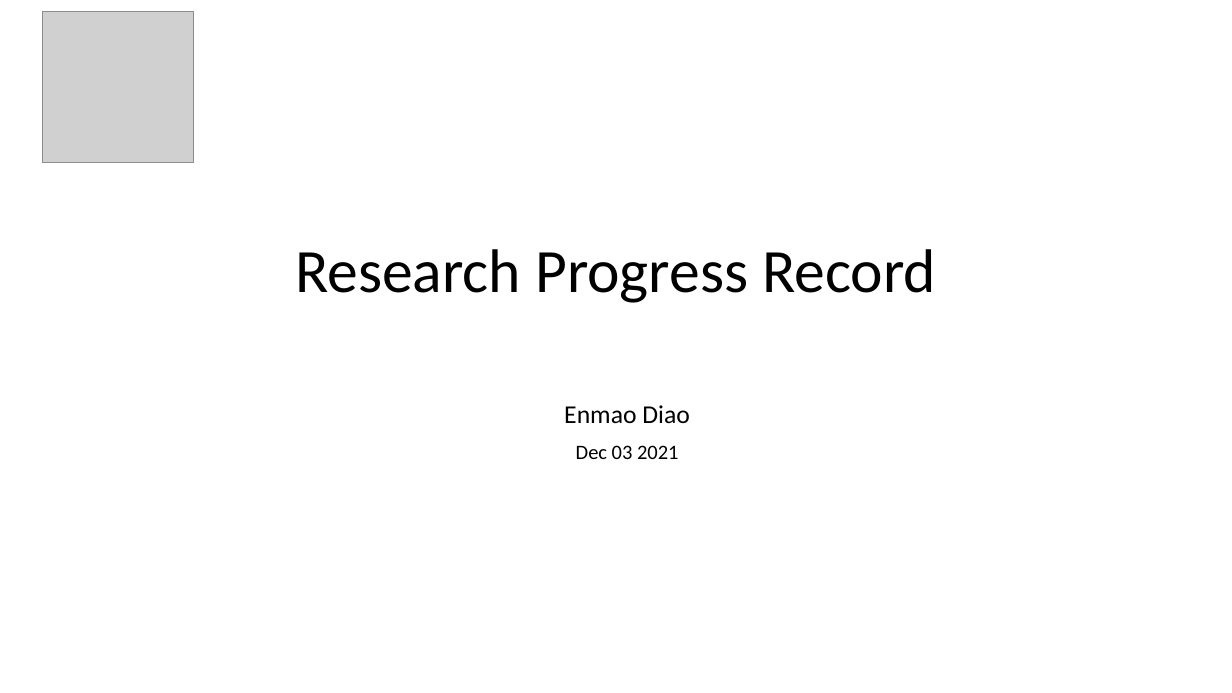
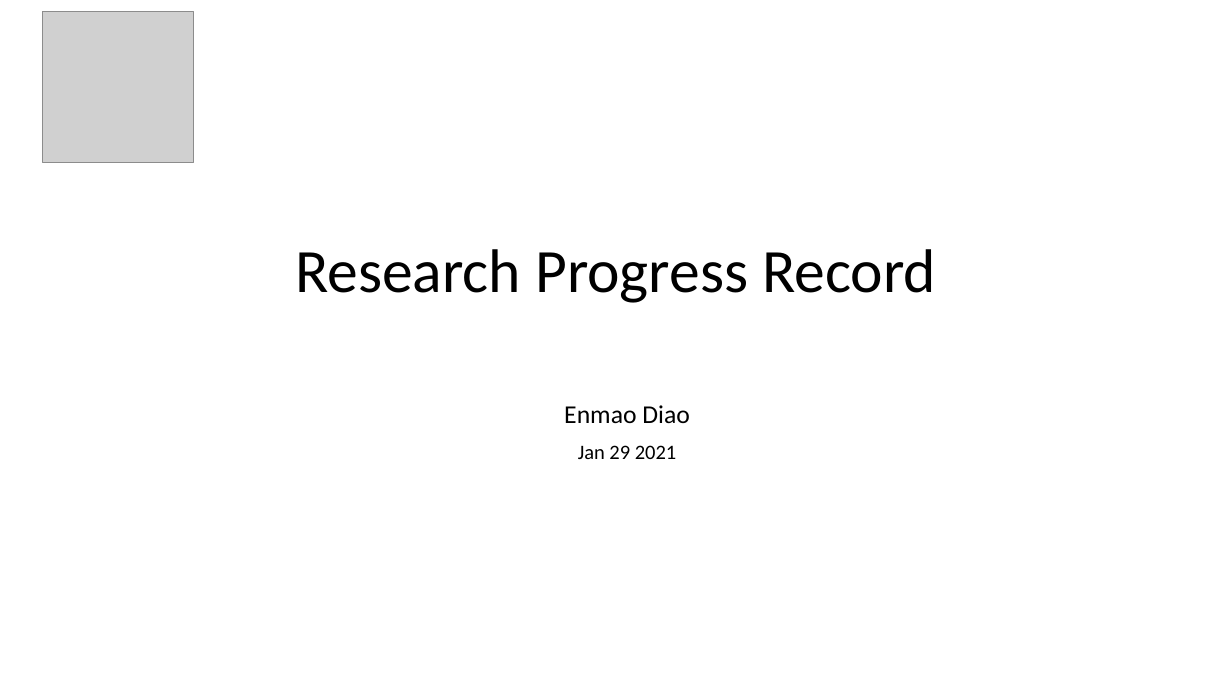
Before and after one commit to diaoenmao/Research, a slide deck: slide 1 of doc/Report/Jan 29 2022.pptx. Drawn at 1232x693 pixels with LibreOffice and Linux fonts; fonts in the diff are those of the drawing; grey boxes stand for pictures. Boxes give left, top, right and bottom in pixels: in the first picture for what was removed or moved away, otherwise in the second. Text is boxed around its words. In the diff, an @@ line names an element or a change of style, - is before the commit and + after.

```diff
--- a/doc/Report/Jan 29 2022.pptx
+++ b/doc/Report/Jan 29 2022.pptx
@@ subtitle at bbox=[578, 445, 676, 459]: text changed @@
-Dec 03 2021
+Jan 29 2021
```
Also in this commit, not shown: 1 other file.
